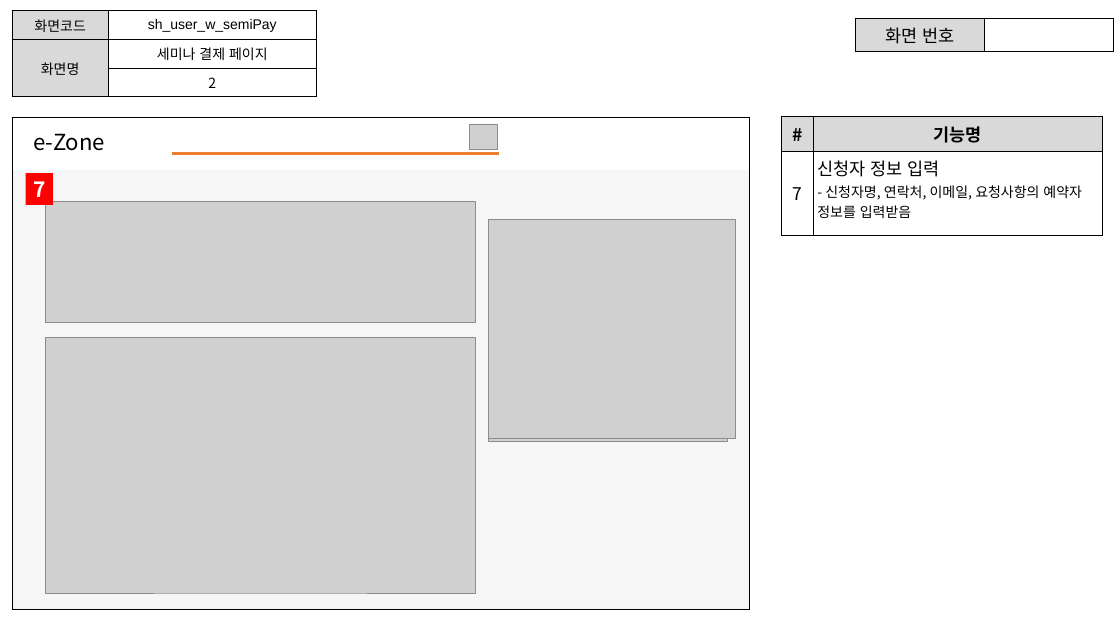
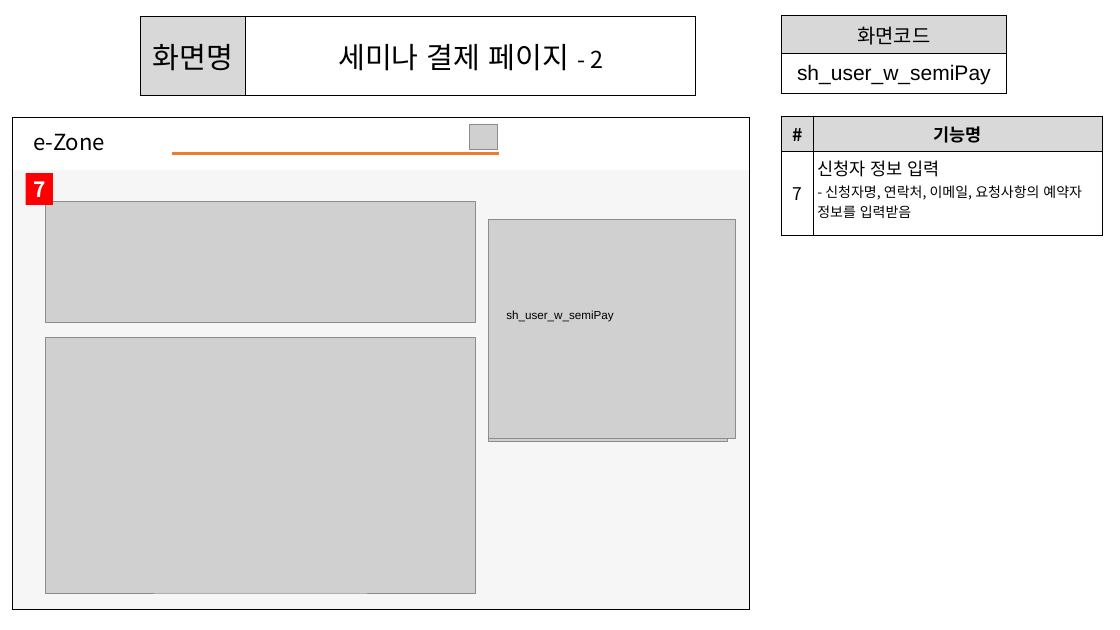
Before and after one commit to ezenteam2/e-Zone, a slide deck: slide 20 of 0 발표용 파워포인트/project05 - 파워포인트 종합 - 서희.pptx. Drawn at 1120x630 pixels with LibreOffice and Linux fonts; fonts in the diff are those of the drawing; grey boxes stand for pictures; background and template pictures are left out. Boxes give left, top, right and bottom in pixels: in the first picture for what was removed or moved away, otherwise in the second. Text is boxed around its words. In the diff, an @@ line names an element or a change of style, - is before the commit and + after.

```diff
--- a/0 발표용 파워포인트/project05 - 파워포인트 종합 - 서희.pptx
+++ b/0 발표용 파워포인트/project05 - 파워포인트 종합 - 서희.pptx
@@ table at <box>140,17,696,96</box> @@
-row 1: 화면코드 | sh_user_w_semiPay
-row 2: 화면명 | 세미나 결제 페이지
-row 3:  | 2
+row 1: 화면명 | 세미나 결제 페이지 - 2
@@ table: place and size @@
-table at <box>12,11,316,92</box>
+table at <box>140,17,696,96</box>
@@ table added at <box>782,15,1007,93</box>, 2 rows, 1 columns @@
+화면코드
+sh_user_w_semiPay
@@ table removed at <box>855,18,1114,48</box>, 1 rows, 2 columns @@
-화면 번호 | 
@@ text added at <box>506,310,613,322</box>, 10 pt, text #000000 @@
+sh_user_w_semiPay
```
Also in this commit, not shown: 29 other slides changed, 1 other file.
